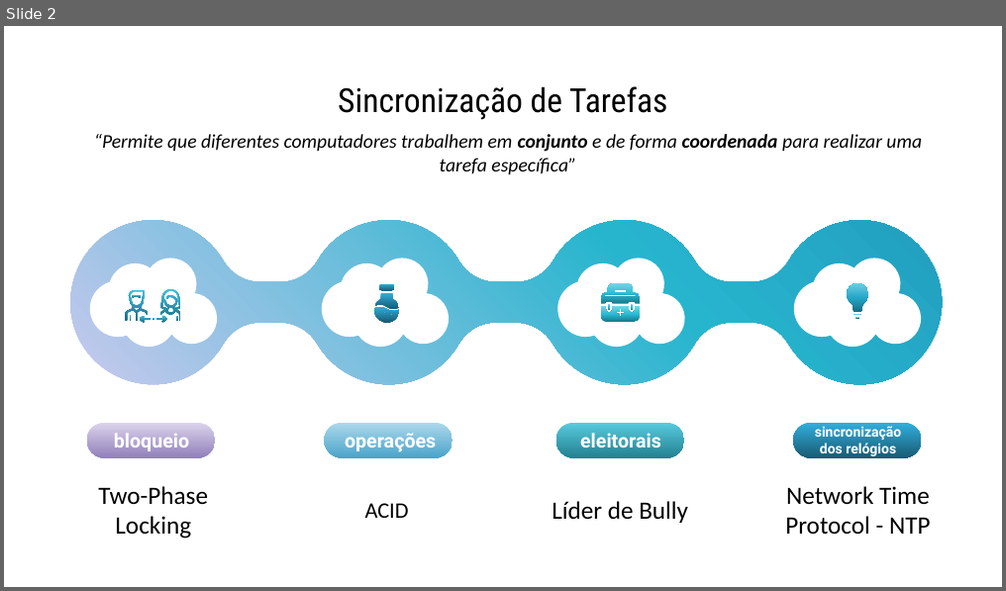
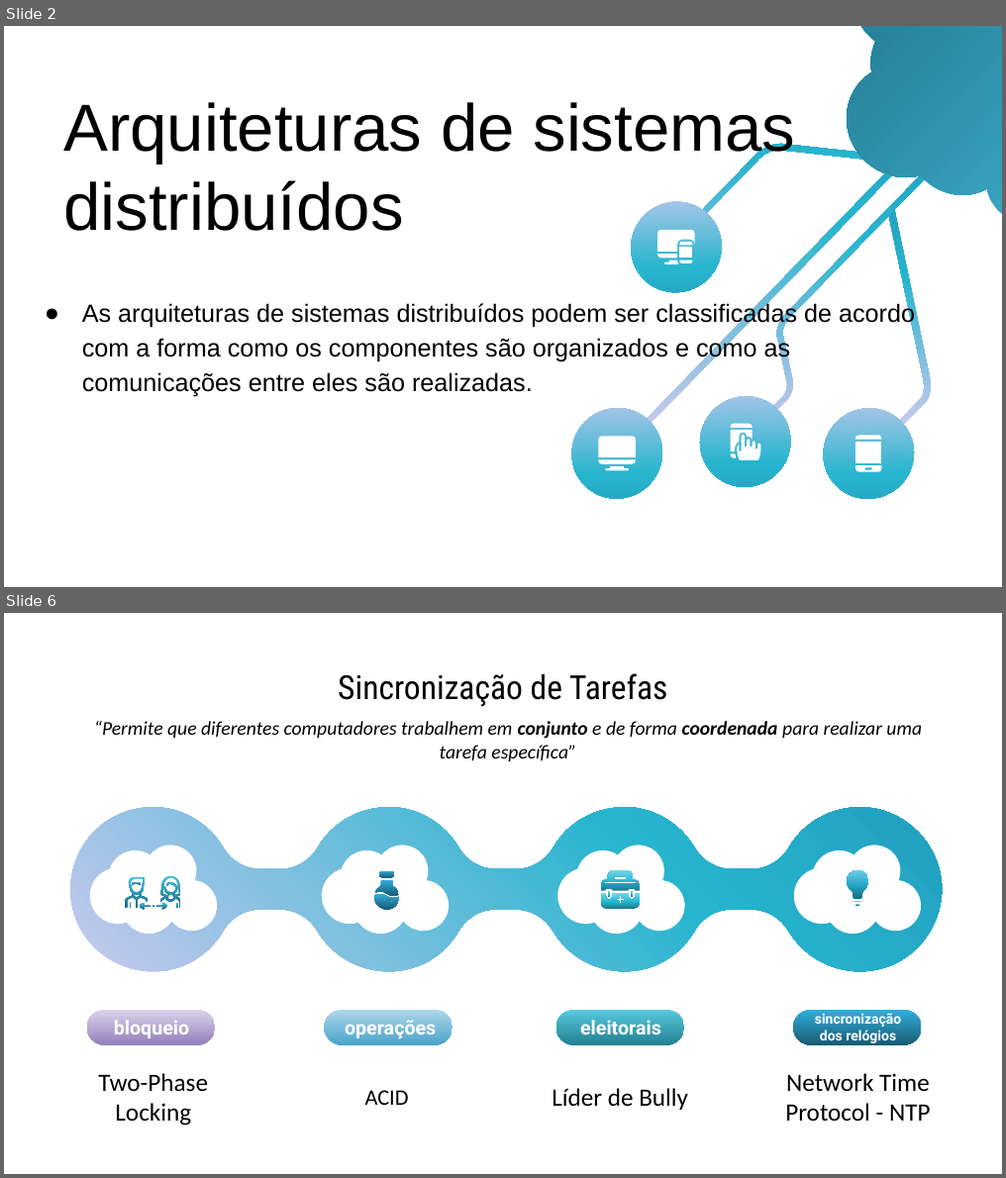
Before and after one commit to VanessaRieven/computacaoNuvemFac, a slide deck: VIOREL - A computacao distribuida.pptx. Shown one above the other, each under a label of ours: slide 2 before the commit, slides 2 and 6 after it; the slides between them are not shown. The pictures are 1006x591 and 1006x1178 pixels, drawn with LibreOffice and Linux fonts; fonts in the diff are those of the drawing. Boxes give left, top, right and bottom in pixels: in the first picture for what was removed or moved away, otherwise in the second. Text is boxed around its words. In the diff, an @@ line names an element or a change of style, - is before the commit and + after.

```diff
--- a/VIOREL - A computacao distribuida.pptx
+++ b/VIOREL - A computacao distribuida.pptx
@@ slide 2 added at (4,26,1002,587), background #FFFFFF @@
@@ title added at (63,102,795,231), 48 pt, text #000000 @@
+Arquiteturas de sistemas distribuídos
@@ group added at (553,26,1002,518): 25 freeform shapes @@
@@ text added at (82,302,915,396), 18 pt, text #000000 @@
+● As arquiteturas de sistemas distribuídos podem ser classificadas de acordo com a forma como os componentes são organizados e como as comunicações entre eles são realizadas.
@@ what was slide 2 is now slide 6 @@
```
Also in this commit, not shown: 2 slides changed, 3 other slides added.
